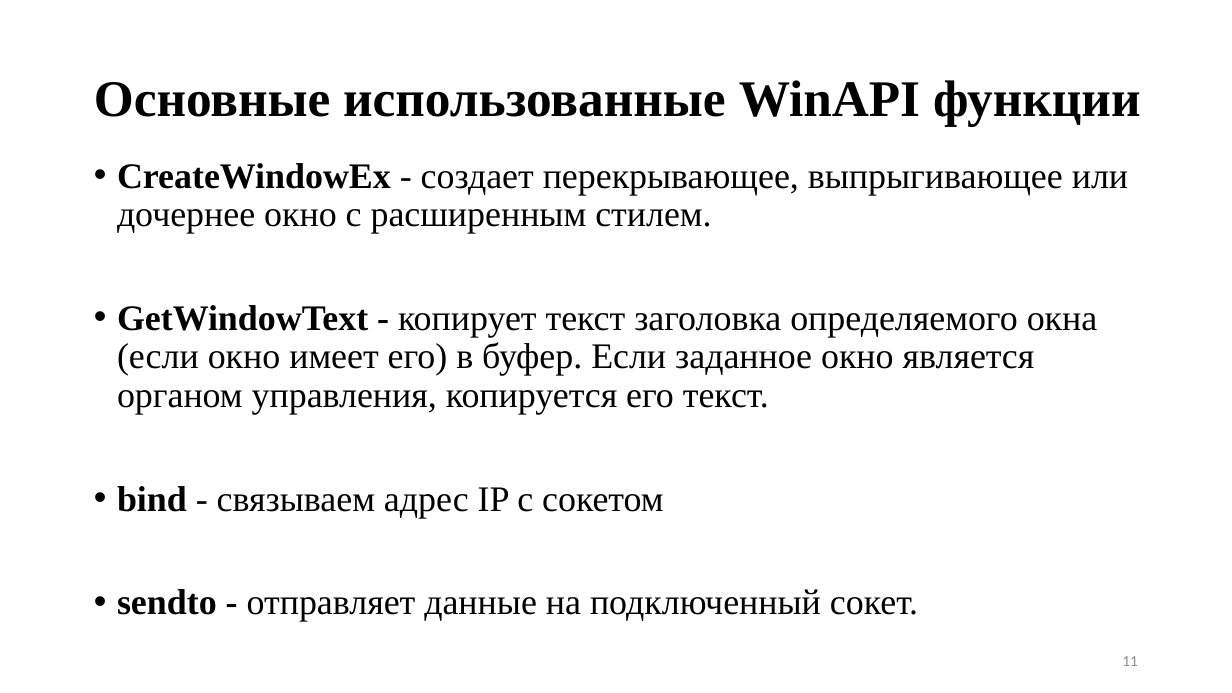
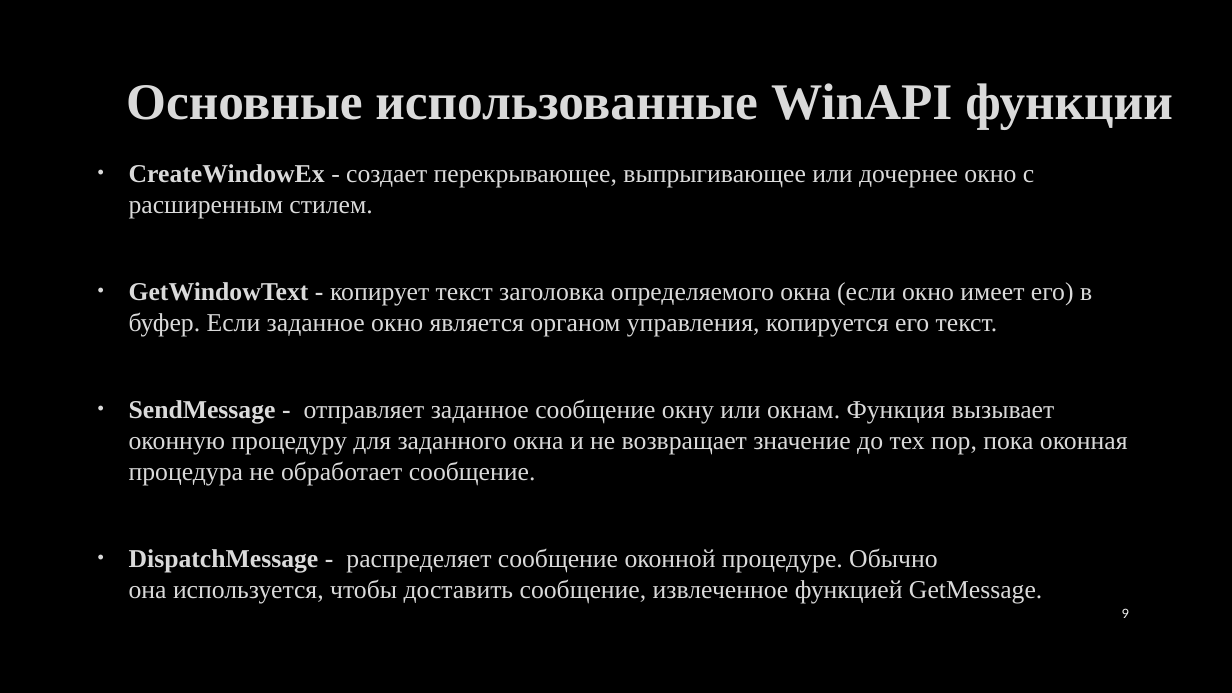
Before and after one commit to Pablo3sc0bar/KB_BMSTU, a slide deck: slide 9 of Презентация.pptx (slide 11 before the commit). Drawn at 1232x693 pixels with LibreOffice and Linux fonts; fonts in the diff are those of the drawing; background and template pictures are left out. Boxes give left, top, right and bottom in pixels: in the first picture for what was removed or moved away, otherwise in the second. Text is boxed around its words. In the diff, an @@ line names an element or a change of style, - is before the commit and + after.

```diff
--- a/Презентация.pptx
+++ b/Презентация.pptx
@@ background #FFFFFF to picture (left out) @@
@@ title "Основные использованные WinAPI функции" at (x1=126, y1=83, x2=1173, y2=130): text colour #000000 to #DADADA, letter outline none to #404040 0.75 pt; alignment left to centre; line spacing 0.9 to 1 @@
@@ text at (x1=129, y1=164, x2=1092, y2=337): size 28 to 20 pt, text colour #000000 to #DADADA, letter outline none to #404040 0.75 pt in "CreateWindowEx - создает перекрывающее, выпрыгивающее или до ...", "GetWindowText - копирует текст заголовка определяемого окна ..."; indent changed; line spacing 0.9 to 1 @@
@@ text at (x1=129, y1=399, x2=1128, y2=604): text changed; size 28 to 20 pt; text colour #000000 to #DADADA @@
-• bind - связываем адрес IP с сокетом
-• sendto - отправляет данные на подключенный сокет.
+• SendMessage - отправляет заданное сообщение окну или окнам. Функция вызывает оконную процедуру для заданного окна и не возвращает значение до тех пор, пока оконная процедура не обработает сообщение.
+• DispatchMessage - распределяет сообщение оконной процедуре. Обычно она используется, чтобы доставить сообщение, извлеченное функцией GetMessage.
@@ page number added at (x1=1122, y1=608, x2=1129, y2=618), 10 pt, text #F2F2F2 @@
+9
@@ page number removed at (x1=1122, y1=656, x2=1138, y2=666) @@
-11
```
Also in this commit, not shown: 9 other slides changed, 1 slide added, 3 slides removed, 2 other files.
